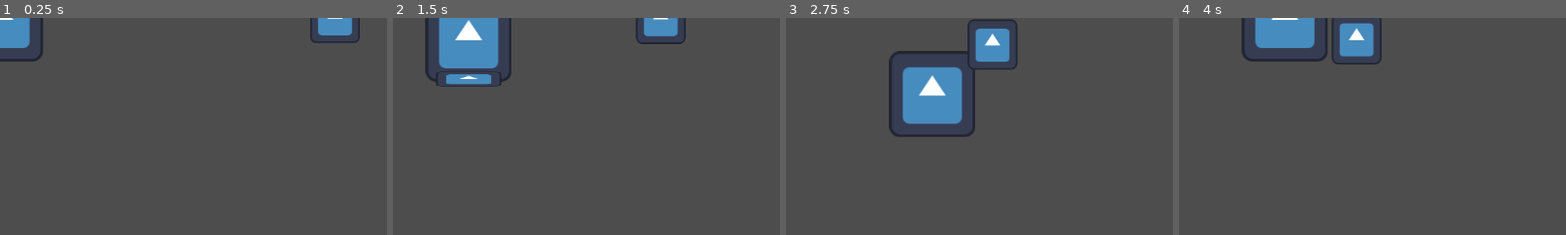
Above: before the commit, frames 1-4 (left to right).
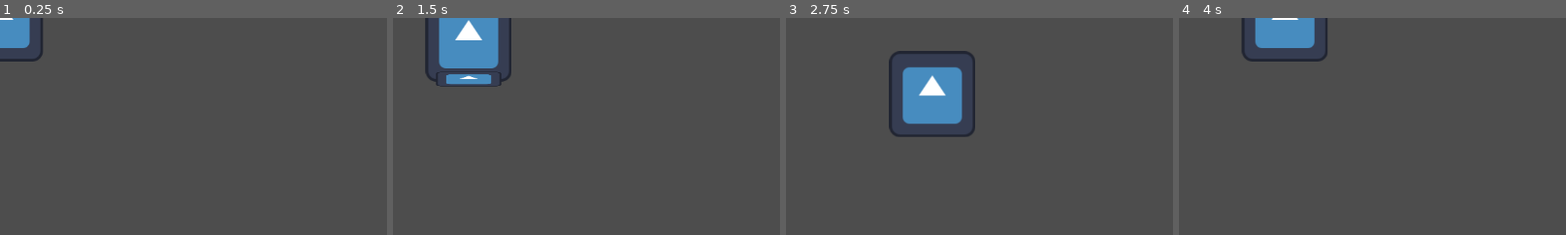
Above: after the commit, the same moments.

Repository: Diviyan20/GGJ
Game: Godot game, scene res://Scene/test_scene.tscn
Same seed, same stepped clock (60 frames per second), same inputs: the game is played once before the commit and once after it. The engine's default icon, where the game draws it, is replaced by a stand-in: a white triangle on a blue panel in a dark square.
Inputs:
- Up to frame 1 (0.25 s): no input
- Up to frame 2 (1.5 s): hold Right (ui_right) 0.53-1.28 s; hold Space (Attack) 0.53-1.28 s; hold Down (ui_down) from 1.28 s (still down); tap Space (Attack) at 1.35 s
- Up to frame 3 (2.75 s): release Down (ui_down) at 2.03 s; hold Right (ui_right) from 2.03 s (still down); hold Space (Attack) from 2.03 s (still down)
- Up to frame 4 (4 s): release Right (ui_right) at 2.78 s; release Space (Attack) at 2.78 s; hold Up (ui_up) 2.78-3.53 s; tap Space (Attack) at 2.85 s; hold Left (ui_left) from 3.53 s (still down); hold Space (Attack) from 3.53 s (still down)
The pictures show only the part of the screen within x 0-50%, y 0-50%; the shares and areas given below are measured in that part.

The runs differ from the first frame. In frame 1, 0.9% of the frame differs, in the area x 80-93%, y 0-12%; in frame 2, 1.0%; in frame 3, 1.9%, in the area x 46-60%, y 0-24%; in frame 4, 1.8%.

Commit message:
Setup folder structure for enemies

Diff:
--- /dev/null
+++ b/Isaac_Project/Enemies/Resources/Enemy Data/Native Data/native_easy.tres
@@ -0,0 +1,3 @@
+[gd_resource type="Resource" format=3 uid="uid://dqwiaaupgr44x"]
+
+[resource]
--- /dev/null
+++ b/Isaac_Project/Enemies/Resources/Enemy Data/Native Data/native_elite.tres
@@ -0,0 +1,3 @@
+[gd_resource type="Resource" format=3 uid="uid://1ltq5vm0px18"]
+
+[resource]
--- /dev/null
+++ b/Isaac_Project/Enemies/Resources/Enemy Data/Native Data/native_normal.tres
@@ -0,0 +1,3 @@
+[gd_resource type="Resource" format=3 uid="uid://c1h1keg36jbu4"]
+
+[resource]
--- /dev/null
+++ b/Isaac_Project/Enemies/Resources/Enemy Data/Snake Data/snake_easy.tres
@@ -0,0 +1,3 @@
+[gd_resource type="Resource" format=3 uid="uid://btr3h2gemyefk"]
+
+[resource]
--- /dev/null
+++ b/Isaac_Project/Enemies/Resources/Enemy Data/Snake Data/snake_elite.tres
@@ -0,0 +1,3 @@
+[gd_resource type="Resource" format=3 uid="uid://uh6aebedc8c8"]
+
+[resource]
--- /dev/null
+++ b/Isaac_Project/Enemies/Resources/Enemy Data/Snake Data/snake_normal.tres
@@ -0,0 +1,3 @@
+[gd_resource type="Resource" format=3 uid="uid://cydtvbk201vkb"]
+
+[resource]
--- /dev/null
+++ b/Isaac_Project/Enemies/Resources/Enemy Data/Wolf Data/wolf_easy.tres
@@ -0,0 +1,3 @@
+[gd_resource type="Resource" format=3 uid="uid://dk8dhy7c3qqgj"]
+
+[resource]
--- /dev/null
+++ b/Isaac_Project/Enemies/Resources/Enemy Data/Wolf Data/wolf_elite.tres
@@ -0,0 +1,3 @@
+[gd_resource type="Resource" format=3 uid="uid://c5kv2n8qx6x21"]
+
+[resource]
--- /dev/null
+++ b/Isaac_Project/Enemies/Resources/Enemy Data/Wolf Data/wolf_normal.tres
@@ -0,0 +1,3 @@
+[gd_resource type="Resource" format=3 uid="uid://d17bud001tgkf"]
+
+[resource]
--- /dev/null
+++ b/Isaac_Project/Enemies/Scenes/EnemyBase.tscn
@@ -0,0 +1,14 @@
+[gd_scene format=3 uid="uid://ble0r8lt0mqom"]
+
+[sub_resource type="RectangleShape2D" id="RectangleShape2D_8v61r"]
+
+[node name="EnemyBase" type="CharacterBody2D" unique_id=1433610574]
+
+[node name="CollisionShape2D" type="CollisionShape2D" parent="." unique_id=523726703]
+shape = SubResource("RectangleShape2D_8v61r")
+
+[node name="Sprite2D" type="Sprite2D" parent="." unique_id=1640891959]
+
+[node name="AnimationPlayer" type="AnimationPlayer" parent="." unique_id=1703534824]
+
+[node name="AttackTimer" type="Timer" parent="." unique_id=2103918251]
--- /dev/null
+++ b/Isaac_Project/Enemies/Scenes/Spawner.tscn
@@ -0,0 +1,3 @@
+[gd_scene format=3 uid="uid://cc0dj53fujjjj"]
+
+[node name="Spawner" type="Node2D" unique_id=651962104]
--- a/Isaac_Project/Enemies/Scenes/enemy.tscn
+++ /dev/null
@@ -1,25 +0,0 @@
-[gd_scene format=3 uid="uid://4aflmlsyibuj"]
-
-[ext_resource type="Script" uid="uid://gs6vw6qp8qrr" path="res://Enemies/Scripts/enemy.gd" id="1_2t044"]
-[ext_resource type="Texture2D" uid="uid://bt3d14fa56vkj" path="res://icon.svg" id="2_mrd3w"]
-
-[sub_resource type="RectangleShape2D" id="RectangleShape2D_2t044"]
-
-[sub_resource type="RectangleShape2D" id="RectangleShape2D_mrd3w"]
-
-[node name="Enemy" type="CharacterBody2D" unique_id=1648478892]
-script = ExtResource("1_2t044")
-
-[node name="Sprite2D" type="Sprite2D" parent="." unique_id=1221715168]
-scale = Vector2(0.575, 0.585)
-texture = ExtResource("2_mrd3w")
-
-[node name="CollisionShape2D" type="CollisionShape2D" parent="." unique_id=1379474166]
-shape = SubResource("RectangleShape2D_2t044")
-
-[node name="Hitbox" type="Area2D" parent="." unique_id=221766758]
-
-[node name="CollisionShape2D" type="CollisionShape2D" parent="Hitbox" unique_id=1448656094]
-shape = SubResource("RectangleShape2D_mrd3w")
-
-[node name="AnimationPlayer" type="AnimationPlayer" parent="." unique_id=2051411030]
--- /dev/null
+++ b/Isaac_Project/Enemies/Scripts/data/enemy_data.gd
@@ -0,0 +1,8 @@
+extends Resource
+
+class_name EnemyData
+
+@export var health: float
+@export var speed: float
+@export var attack_speed: float
+@export var coins_amount: int
--- /dev/null
+++ b/Isaac_Project/Enemies/Scripts/data/wave_data.gd
@@ -0,0 +1 @@
+extends Node
--- /dev/null
+++ b/Isaac_Project/Enemies/Scripts/enemies/enemy_base.gd
@@ -0,0 +1,86 @@
+extends CharacterBody2D
+
+class_name EnemyBase
+
+# === DATA RESOURCE ===
+# Injected from data resource (EnemyData)
+@export var data: EnemyData
+
+# === RUNTIME STATE ===
+var current_health: float
+var can_attack: bool
+var player: CharacterBody2D = null
+
+# === NODES ===
+@onready var sprite: Sprite2D = $Sprite2D
+@onready var attack_timer: Timer = $AttackTimer
+
+
+func _ready() -> void:
+	# Initialize stats from data resource
+	if data == null:
+		push_warning("Enemy has no EnemyData assigned!")
+		return
+	current_health = data.health
+
+	# Cache player reference
+	player = get_tree().get_first_node_in_group("player")
+
+	# Configure Attack Timer
+	attack_timer.wait_time = data.attack_speed
+	attack_timer.timeout.connect(_on_attack_timer_timeout)
+
+func _physics_process(_delta: float) -> void:
+	# Default behavior:
+	# Move directly toward player
+
+	# Child enemies can override this function to create dash, ranged
+	# and snake logic
+
+	var direction = (player.global_position - global_position).normalized()
+	velocity = direction * data.speed
+	move_and_slide()
+
+# -------------------
+# DAMAGE SYSTEM
+# -------------------
+
+func take_damage(base_damage: int, masked_multiplier: int) -> void:
+	# Final damage depends on masked matchup
+	var final_damage = int(base_damage * masked_multiplier)
+	current_health -= final_damage
+
+	# Optional: Play hit flash or sound here
+
+	if current_health <= 0:
+		die()
+
+# ---------------
+# ENEMY DEATH
+# ---------------
+
+func die() -> void:
+	drop_coins()
+	queue_free()
+
+func drop_coins() -> void:
+	# Spawn the coins when enemies are dead
+	# Call from GameManager for simplicity
+	#GameManager.add_coins(data.coins_amount)
+	pass
+
+# ----------------
+# ATTACK SYSTEM
+# ----------------
+func try_attack() -> void:
+	# Called when enemy is in range
+	if not can_attack:
+		return
+	can_attack = false
+
+	# TODO: apply damage to player here
+	# player.take_damage(data.damage)
+	attack_timer.start()
+
+func _on_attack_timer_timeout() -> void:
+	can_attack = true
--- /dev/null
+++ b/Isaac_Project/Enemies/Scripts/enemies/native.gd
@@ -0,0 +1 @@
+extends Node
--- /dev/null
+++ b/Isaac_Project/Enemies/Scripts/enemies/snake.gd
@@ -0,0 +1 @@
+extends Node
--- /dev/null
+++ b/Isaac_Project/Enemies/Scripts/enemies/wolf.gd
@@ -0,0 +1 @@
+extends Node
--- a/Isaac_Project/Enemies/Scripts/enemy.gd
+++ /dev/null
@@ -1,66 +0,0 @@
-extends CharacterBody2D
-
-@export var enemy_type := "Wolf" # Wolf / Snake / Native
-@export var max_hp := 50
-@export var move_speed := 80
-@export var contact_damage := 10
-@export var attacker: CharacterBody2D
-var hp := max_hp
-var is_dead := false
-
-
-@export var target: Node2D
-
-func _ready():
-	hp = max_hp
-	if target == null:
-		target = get_tree().get_first_node_in_group("player")
-
-func _physics_process(delta):
-	if is_dead or target == null:
-		return
-
-	var dir = (target.global_position - global_position).normalized()
-	velocity = dir * move_speed
-	move_and_slide()
-
-func take_damage(amount: int, attacker_mask := ""):
-	if is_dead:
-		return
-
-	if attacker_mask != "" and is_weak_against(attacker_mask):
-		amount = int(amount * 1.5)
-
-	hp -= amount
-	$AnimationPlayer.play("hit")
-	apply_knockback(attacker.global_position)
-
-	if hp <= 0:
-		die()
-
-func is_weak_against(mask_name: String) -> bool:
-	match enemy_type:
-		"Wolf":
-			return mask_name == "Native"
-		"Snake":
-			return mask_name == "Wolf"
-		"Native":
-			return mask_name == "Godot"
-	return false
-
-func die():
-	is_dead = true
-	velocity = Vector2.ZERO
-	$CollisionShape2D.disabled = true
-	$Hurtbox/CollisionShape2D.disabled = true
-	$AnimationPlayer.play("die")
-	await $AnimationPlayer.animation_finished
-	queue_free()
-
-func apply_knockback(from_pos: Vector2, strength := 200):
-	var dir = (global_position - from_pos).normalized()
-	velocity = dir * strength
-
-func _on_Hitbox_body_entered(body):
-	if body.has_method("take_damage"):
-		body.take_damage(contact_damage)
--- /dev/null
+++ b/Isaac_Project/Enemies/Scripts/spawner/enemy_spawner.gd
@@ -0,0 +1 @@
+extends Node
--- a/Isaac_Project/Scene/test_scene.tscn
+++ b/Isaac_Project/Scene/test_scene.tscn
@@ -3,7 +3,6 @@
 [ext_resource type="PackedScene" uid="uid://bq2hv47pjku75" path="res://Player/player.tscn" id="1_jy2en"]
 [ext_resource type="Resource" uid="uid://d1fu15gvdvrq8" path="res://Data/Masks/Native/NativeMask.tres" id="2_w5jy8"]
 [ext_resource type="PackedScene" uid="uid://bmgqtdlahgdgj" path="res://Data/Masks/Native/spear.tscn" id="2_wqv7g"]
-[ext_resource type="PackedScene" uid="uid://4aflmlsyibuj" path="res://Enemies/Scenes/enemy.tscn" id="4_huixf"]
 
 [node name="TestScene" type="Node2D" unique_id=655981568]
 
@@ -13,8 +12,3 @@
 up_direction = Vector2(0.7071068, -0.7071068)
 starting_mask = ExtResource("2_w5jy8")
 spear_scene = ExtResource("2_wqv7g")
-
-[node name="Enemy" parent="." unique_id=1648478892 node_paths=PackedStringArray("attacker", "target") instance=ExtResource("4_huixf")]
-position = Vector2(518, 0)
-attacker = NodePath("../Player")
-target = NodePath("../Player")
Not shown, added: Isaac_Project/Enemies/Scripts/data/enemy_data.gd.uid
Not shown, added: Isaac_Project/Enemies/Scripts/data/wave_data.gd.uid
Renamed: Isaac_Project/Enemies/Scripts/enemy.gd.uid -> Isaac_Project/Enemies/Scripts/enemies/enemy_base.gd.uid
Not shown, added: Isaac_Project/Enemies/Scripts/enemies/native.gd.uid
Not shown, added: Isaac_Project/Enemies/Scripts/enemies/snake.gd.uid
Not shown, added: Isaac_Project/Enemies/Scripts/enemies/wolf.gd.uid
Not shown, added: Isaac_Project/Enemies/Scripts/spawner/enemy_spawner.gd.uid
